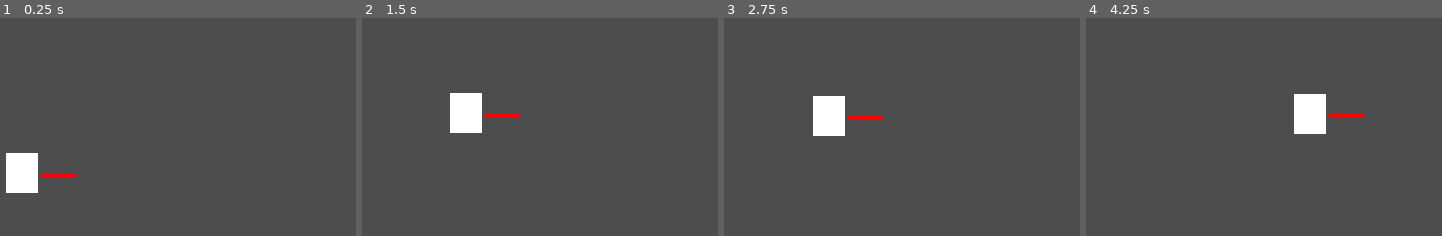
Above: before the commit, frames 1-4 (left to right).
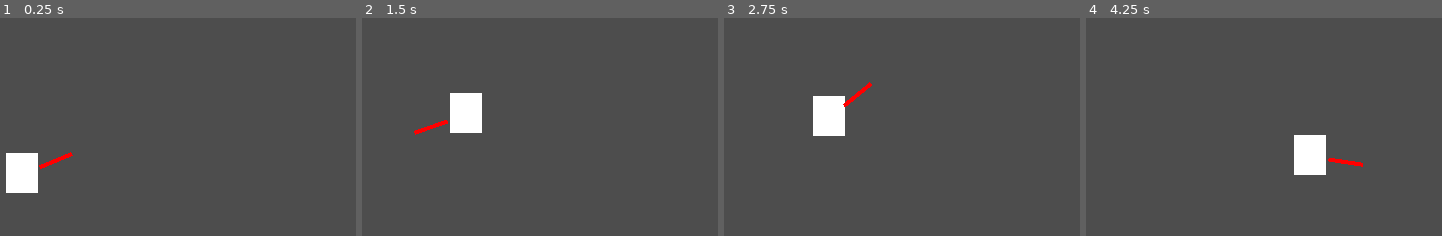
Above: after the commit, the same moments.

Repository: jeffinitup/clang-game
Game: Godot game, scene res://scene/test_level.tscn
Same seed, same stepped clock (60 frames per second), same inputs: the game is played once before the commit and once after it.
Inputs (mouse positions are in pixels of both pictures, inside the frame that each line leads up to):
- Up to frame 1 (0.25 s): no input
- Up to frame 2 (1.5 s): move the mouse to (685, 83) at 0.52 s; press the mouse at (685, 83) at 0.53 s; hold D (right) from 0.53 s (still down); tap Space (jump) at 0.77, 0.8, 1.07, 1.35 s; move the mouse to (415, 131) at 1.27 s; release the mouse at (415, 131) at 1.28 s
- Up to frame 3 (2.75 s): tap Space (jump) at 1.52, 1.82, 2.3 s; click (777, 131) at 1.55 s; move the mouse to (outside the picture) at 2.02 s; release D (right) at 2.03 s; press the mouse at (outside the picture) at 2.03 s; hold A (left) from 2.03 s (still down)
- Up to frame 4 (4.25 s): move the mouse to (1235, 203) at 2.77 s; release A (left) at 2.78 s; release the mouse at (1235, 203) at 2.78 s; hold D (right) from 2.78 s (still down); right-click (1235, 203) at 2.85 s; tap Space (jump) at 3.02, 3.32, 3.77, 3.8, 4.07 s; click (1235, 203) at 3.05 s; move the mouse to (outside the picture) at 3.52 s; press the mouse at (outside the picture) at 3.53 s

The runs differ from the first frame. In frame 1, 0.4% of the frame differs, in the area x 10-22%, y 61-73%; in frame 2, 0.4%; in frame 3, 0.4%; in frame 4, 3.7%, in the area x 58-79%, y 34-73%.

Commit message:
weapon behavior

Diff:
--- a/clang/prefab/player.tscn
+++ b/clang/prefab/player.tscn
@@ -113,6 +113,7 @@
 [node name="state_machine" type="Node" parent="." node_paths=PackedStringArray("initial_state")]
 script = ExtResource("2_rtogl")
 initial_state = NodePath("idle")
+debug_print = true
 
 [node name="idle" type="Node" parent="state_machine"]
 script = SubResource("GDScript_2u1e1")
--- a/clang/prefab/player_weapon.tscn
+++ b/clang/prefab/player_weapon.tscn
@@ -1,6 +1,8 @@
-[gd_scene load_steps=12 format=3 uid="uid://bfbbrwtjg0nnp"]
+[gd_scene load_steps=16 format=3 uid="uid://bfbbrwtjg0nnp"]
 
 [ext_resource type="Script" path="res://scripts/player_weapon.gd" id="1_wmmsa"]
+[ext_resource type="Script" path="res://scripts/component/state_machine.gd" id="2_xuvng"]
+[ext_resource type="Script" path="res://scripts/component/anim_helper.gd" id="3_uj8f8"]
 
 [sub_resource type="AnimationNodeAnimation" id="AnimationNodeAnimation_kvcqx"]
 animation = &"RESET"
@@ -24,39 +26,6 @@
 states/swing/node = SubResource("AnimationNodeAnimation_0j072")
 states/swing/position = Vector2(528, 100)
 transitions = ["Start", "RESET", SubResource("AnimationNodeStateMachineTransition_r2uni"), "swing", "RESET", SubResource("AnimationNodeStateMachineTransition_j6p6w"), "RESET", "swing", SubResource("AnimationNodeStateMachineTransition_0nkyw")]
-
-[sub_resource type="Animation" id="Animation_cc6r7"]
-resource_name = "swing"
-length = 0.6
-step = 0.05
-tracks/0/type = "value"
-tracks/0/imported = false
-tracks/0/enabled = true
-tracks/0/path = NodePath("../pivot:rotation")
-tracks/0/interp = 2
-tracks/0/loop_wrap = true
-tracks/0/keys = {
-"times": PackedFloat32Array(0, 0.4),
-"transitions": PackedFloat32Array(0.5, 1),
-"update": 0,
-"values": [-0.610865, 0.610865]
-}
-tracks/1/type = "value"
-tracks/1/imported = false
-tracks/1/enabled = true
-tracks/1/path = NodePath("../pivot/vis:scale")
-tracks/1/interp = 1
-tracks/1/loop_wrap = true
-tracks/1/keys = {
-"times": PackedFloat32Array(0, 0.4),
-"transitions": PackedFloat32Array(2, 1),
-"update": 0,
-"values": [Vector2(1.5, 0.7), Vector2(1, 1)]
-}
-
-[sub_resource type="Animation" id="Animation_qvtfo"]
-resource_name = "idle"
-length = 0.001
 
 [sub_resource type="Animation" id="Animation_0ef1u"]
 length = 0.001
@@ -85,12 +54,82 @@
 "values": [Vector2(1, 1)]
 }
 
+[sub_resource type="Animation" id="Animation_qvtfo"]
+resource_name = "idle"
+length = 0.001
+
+[sub_resource type="Animation" id="Animation_cc6r7"]
+resource_name = "swing"
+length = 0.5
+step = 0.05
+tracks/0/type = "value"
+tracks/0/imported = false
+tracks/0/enabled = true
+tracks/0/path = NodePath("../pivot:rotation")
+tracks/0/interp = 2
+tracks/0/loop_wrap = true
+tracks/0/keys = {
+"times": PackedFloat32Array(0, 0.3),
+"transitions": PackedFloat32Array(0.5, 1),
+"update": 0,
+"values": [-1.0472, 1.0472]
+}
+tracks/1/type = "value"
+tracks/1/imported = false
+tracks/1/enabled = true
+tracks/1/path = NodePath("../pivot/vis:scale")
+tracks/1/interp = 1
+tracks/1/loop_wrap = true
+tracks/1/keys = {
+"times": PackedFloat32Array(0, 0.3),
+"transitions": PackedFloat32Array(0.5, 1),
+"update": 0,
+"values": [Vector2(1.5, 0.7), Vector2(1, 1)]
+}
+
 [sub_resource type="AnimationLibrary" id="AnimationLibrary_q15ae"]
 _data = {
 "RESET": SubResource("Animation_0ef1u"),
 "idle": SubResource("Animation_qvtfo"),
 "swing": SubResource("Animation_cc6r7")
 }
+
+[sub_resource type="GDScript" id="GDScript_pqglh"]
+resource_name = "weapon_idle"
+script/source = "### weapon_idle.gd
+extends State
+
+@onready var weapon := owner as PlayerWeapon
+
+func _enter(_msg := {}) -> void:
+	pass
+
+func _state_process(_delta : float) -> void:
+	weapon.update_rotation()
+
+func _state_unhandled_input(_event : InputEvent) -> void:
+	if weapon.player.player_controller.swing_pressed:
+		state_machine.transition_state(\"swing\")
+"
+
+[sub_resource type="GDScript" id="GDScript_iui4w"]
+resource_name = "weapon_swing"
+script/source = "### weapon_swing.gd
+extends State
+
+@onready var weapon := owner as PlayerWeapon
+
+func _enter(_msg := {}) -> void:
+	%anim_helper.change_anim(\"swing\")
+
+	%anim_helper.anim_tree.animation_finished.connect(
+		func(_anim_name : String) -> void:
+			state_machine.transition_state(\"idle\")
+	)
+
+func _state_process(_delta : float) -> void:
+	weapon.update_rotation()
+"
 
 [node name="player_weapon" type="Node2D"]
 script = ExtResource("1_wmmsa")
@@ -105,7 +144,13 @@
 pivot_offset = Vector2(0, 2)
 color = Color(1, 0, 0, 1)
 
+[node name="anim_helper" type="Node" parent="." node_paths=PackedStringArray("anim_tree")]
+unique_name_in_owner = true
+script = ExtResource("3_uj8f8")
+anim_tree = NodePath("../animTree")
+
 [node name="animTree" type="AnimationTree" parent="."]
+unique_name_in_owner = true
 root_node = NodePath(".")
 tree_root = SubResource("AnimationNodeStateMachine_ew63d")
 anim_player = NodePath("anim")
@@ -114,3 +159,13 @@
 libraries = {
 "": SubResource("AnimationLibrary_q15ae")
 }
+
+[node name="state_machine" type="Node" parent="." node_paths=PackedStringArray("initial_state")]
+script = ExtResource("2_xuvng")
+initial_state = NodePath("idle")
+
+[node name="idle" type="Node" parent="state_machine"]
+script = SubResource("GDScript_pqglh")
+
+[node name="swing" type="Node" parent="state_machine"]
+script = SubResource("GDScript_iui4w")
--- /dev/null
+++ b/clang/scripts/component/anim_helper.gd
@@ -0,0 +1,44 @@
+### anim_helper.gd
+class_name AnimHelper extends Node
+
+@export_subgroup("Nodes")
+## The animation tree node
+@export var anim_tree : AnimationTree
+
+## Transitions to a specified animation state.
+func change_anim(animation : String) -> void:
+	# Check if anim tree exists
+	if !anim_tree:
+		push_error("AnimationTree does not exist!")
+		return
+
+	# Get variables
+	var state = anim_tree.get("parameters/playback")
+	var root = anim_tree.get("tree_root")
+
+	# Check to see if state exists
+	if !root.has_node(animation):
+		push_error("Animation \'" + animation + "\' could not be found.")
+		return
+
+	# Travel to animation
+	state.travel(animation, false)
+
+## Forces the AnimationTree into a specific state.
+func set_anim(animation : String) -> void:
+	# Check if anim tree exists
+	if !anim_tree:
+		push_error("AnimationTree does not exist!")
+		return
+
+	# Get variables
+	var state = anim_tree.get("parameters/playback")
+	var root = anim_tree.get("tree_root")
+
+	# Check to see if state exists
+	if !root.has_node(animation):
+		push_error("Animation \'" + animation + "\' could not be found.")
+		return
+
+	# Begin animation
+	state.start(animation)
--- a/clang/scripts/component/controller.gd
+++ b/clang/scripts/component/controller.gd
@@ -2,7 +2,7 @@
 
 ### Delegates player control
 
-extends Node
+class_name Controller extends Node
 
 ## The vector of movement
 var movement_vector : Vector2 = Vector2.ZERO
@@ -13,12 +13,31 @@
 ## Whether or not throw is pressed
 var throw_pressed : bool = false
 
+## Input queueing timer
+var timer : Timer
+
+func _ready() -> void:
+	# Create timer
+	timer = Timer.new()
+	timer.one_shot = true
+	timer.wait_time = 0.3
+	add_child(timer)
+	timer.timeout.connect(
+		func() -> void:
+			jump_pressed = false
+	)
+
 func _process(_delta: float) -> void:
 	# Update movement vector
 	movement_vector = Input.get_vector("left", "right", "down", "up")
 
 func _unhandled_input(event: InputEvent) -> void:
 	# Update booleans
-	jump_pressed = true if event.is_action_pressed("jump") else false
+	if event.is_action_pressed("jump"): queue_jump()
 	swing_pressed = true if event.is_action_pressed("swing") else false
 	throw_pressed = true if event.is_action_pressed("throw") else false
+
+func queue_jump() -> void:
+	print("queue")
+	timer.start()
+	jump_pressed = true
--- a/clang/scripts/component/state_machine.gd
+++ b/clang/scripts/component/state_machine.gd
@@ -6,7 +6,6 @@
 
 signal transition(new_state : String)
 
-@export_category("StateMachine")
 ## The initial State of the StateMachine
 @export var initial_state : State
 ## Toggles debug printing
--- a/clang/scripts/player.gd
+++ b/clang/scripts/player.gd
@@ -2,3 +2,5 @@
 class_name Player extends Entity
 
 ### Player specific functions
+
+@onready var player_controller := get_node("%controller") as Controller
--- a/clang/scripts/player_weapon.gd
+++ b/clang/scripts/player_weapon.gd
@@ -1 +1,7 @@
-extends Node2D
+### player_weapon.gd
+class_name PlayerWeapon extends Node2D
+
+@onready var player := owner as Player
+
+func update_rotation() -> void:
+	look_at(get_global_mouse_position())
